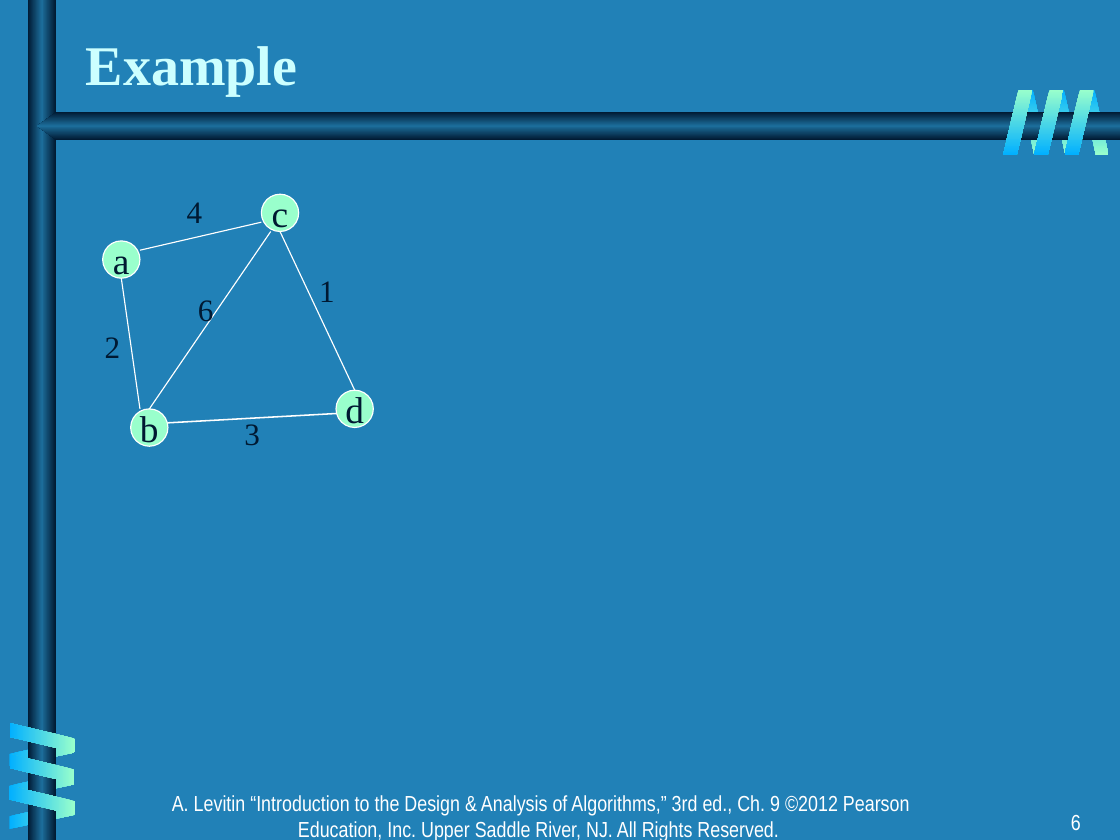
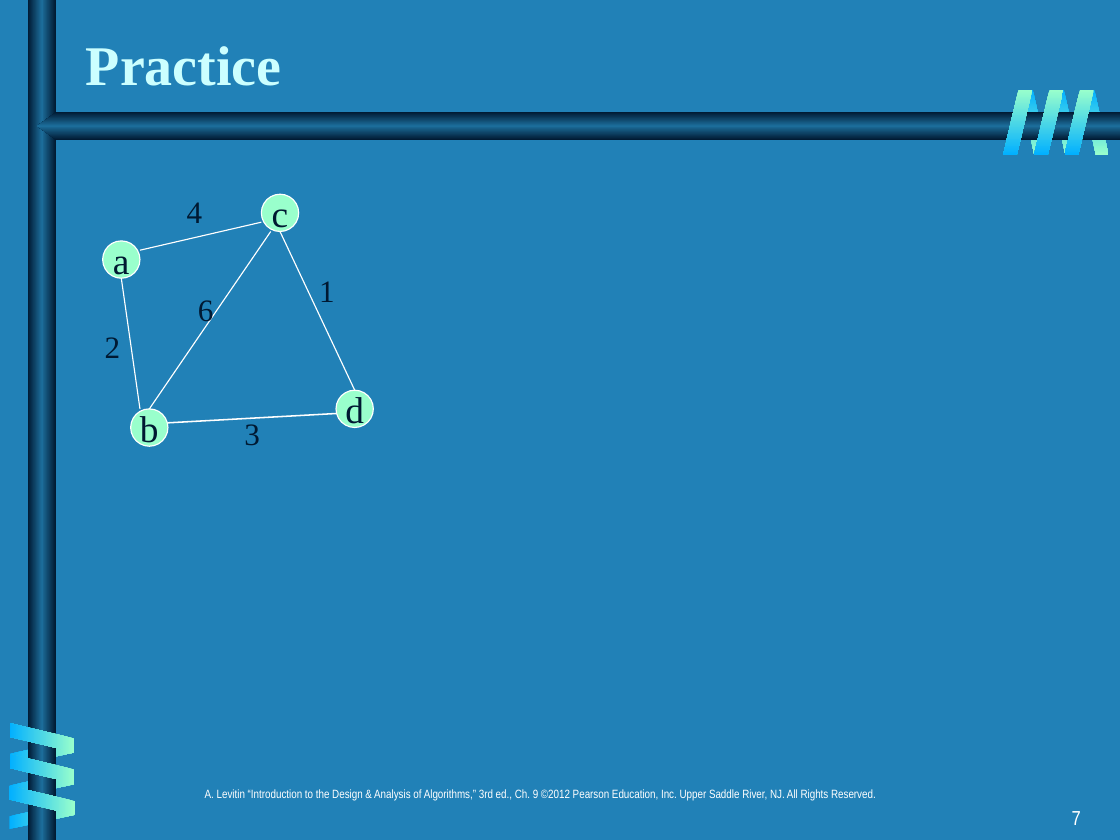
Before and after one commit to CMPT306/CMPT306.github.io, a slide deck: slide 7 of handouts/greedy/ch09.ppt (slide 6 before the commit). Drawn at 1120x840 pixels with LibreOffice and Linux fonts; fonts in the diff are those of the drawing. Boxes give left, top, right and bottom in pixels: in the first picture for what was removed or moved away, otherwise in the second. Text is boxed around its words. In the diff, an @@ line names an element or a change of style, - is before the commit and + after.

```diff
--- a/handouts/greedy/ch09.ppt
+++ b/handouts/greedy/ch09.ppt
@@ title at [86,46,282,86]: text changed @@
-Example
+Practice
@@ text "A. Levitin “Introduction to the ..." at [205,789,876,801]: size 14 to 7.7 pt; line spacing 1 to 0.8 @@
@@ page number at [1072,811,1081,825]: text changed; size 14 to 12.9 pt @@
-6
+7
```
Also in this commit, not shown: 12 other slides changed, 4 slides added, 2 other files.
